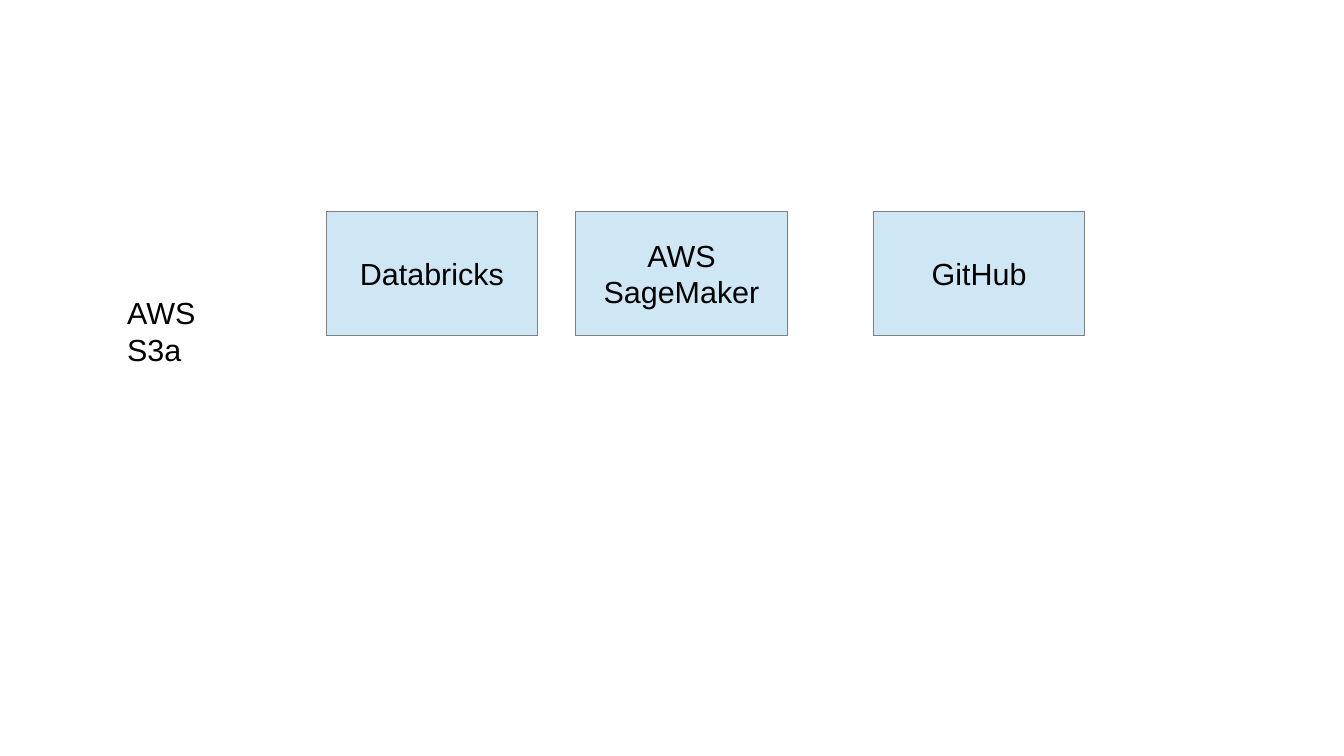
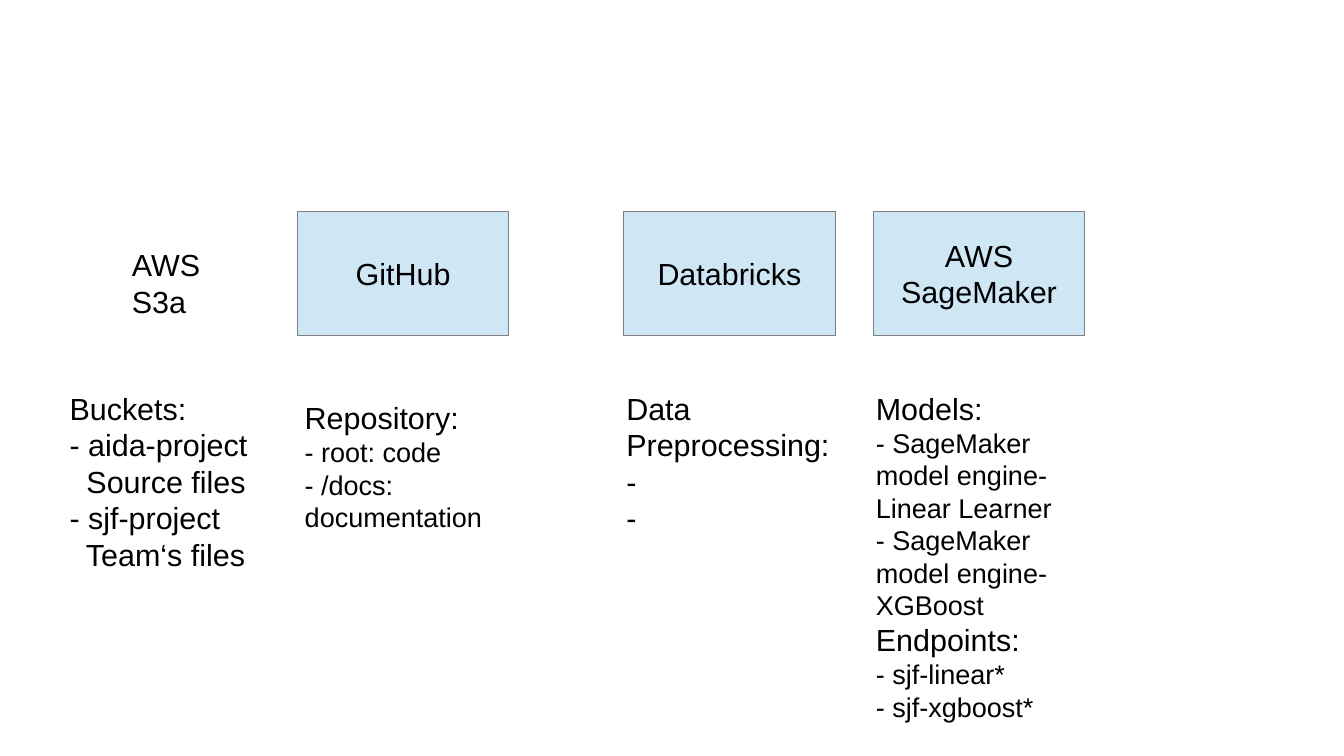
Before and after one commit to jgo-DA/Project-Movies_Team-Darmstadt, a slide deck: slide 3 of docs/Team-Darmstadt_Movies-Project_Presentation.odp. Drawn at 1344x756 pixels with LibreOffice and Linux fonts; fonts in the diff are those of the drawing; background and template pictures are left out. Boxes give left, top, right and bottom in pixels: in the first picture for what was removed or moved away, otherwise in the second. Text is boxed around its words. In the diff, an @@ line names an element or a change of style, - is before the commit and + after.

```diff
--- a/docs/Team-Darmstadt_Movies-Project_Presentation.odp
+++ b/docs/Team-Darmstadt_Movies-Project_Presentation.odp
@@ rectangle "GitHub": place and size @@
-rectangle "GitHub" at bbox=[874, 211, 1085, 335]
+rectangle "GitHub" at bbox=[298, 211, 509, 335]
@@ rectangle "Databricks": place and size @@
-rectangle "Databricks" at bbox=[327, 211, 538, 335]
+rectangle "Databricks" at bbox=[624, 211, 835, 335]
@@ rectangle "AWS": place and size @@
-rectangle "AWS" at bbox=[576, 211, 787, 335]
+rectangle "AWS" at bbox=[874, 211, 1085, 335]
@@ text "AWS S3a": place and size @@
-text "AWS S3a" at bbox=[127, 302, 195, 362]
+text "AWS S3a" at bbox=[132, 254, 200, 314]
@@ text added at bbox=[70, 398, 247, 567], 18 pt, text #000000 @@
+Buckets:
+- aida-project
+Source files
+- sjf-project
+Team‘s files
@@ text added at bbox=[305, 407, 482, 528], 16 pt, text #000000 @@
+Repository:
+- root: code
+- /docs: documentation
@@ text added at bbox=[626, 399, 829, 462], 18 pt, text #000000 @@
+Data Preprocessing:
+-
+-
@@ text added at bbox=[876, 398, 1051, 722], 16 pt, text #000000 @@
+Models:
+- SageMaker model engine-Linear Learner
+- SageMaker model engine-XGBoost
+Endpoints:
+- sjf-linear*
+- sjf-xgboost*
```
Also in this commit, not shown: 4 other slides changed, 2 slides added, 1 slide removed, 1 other file.
